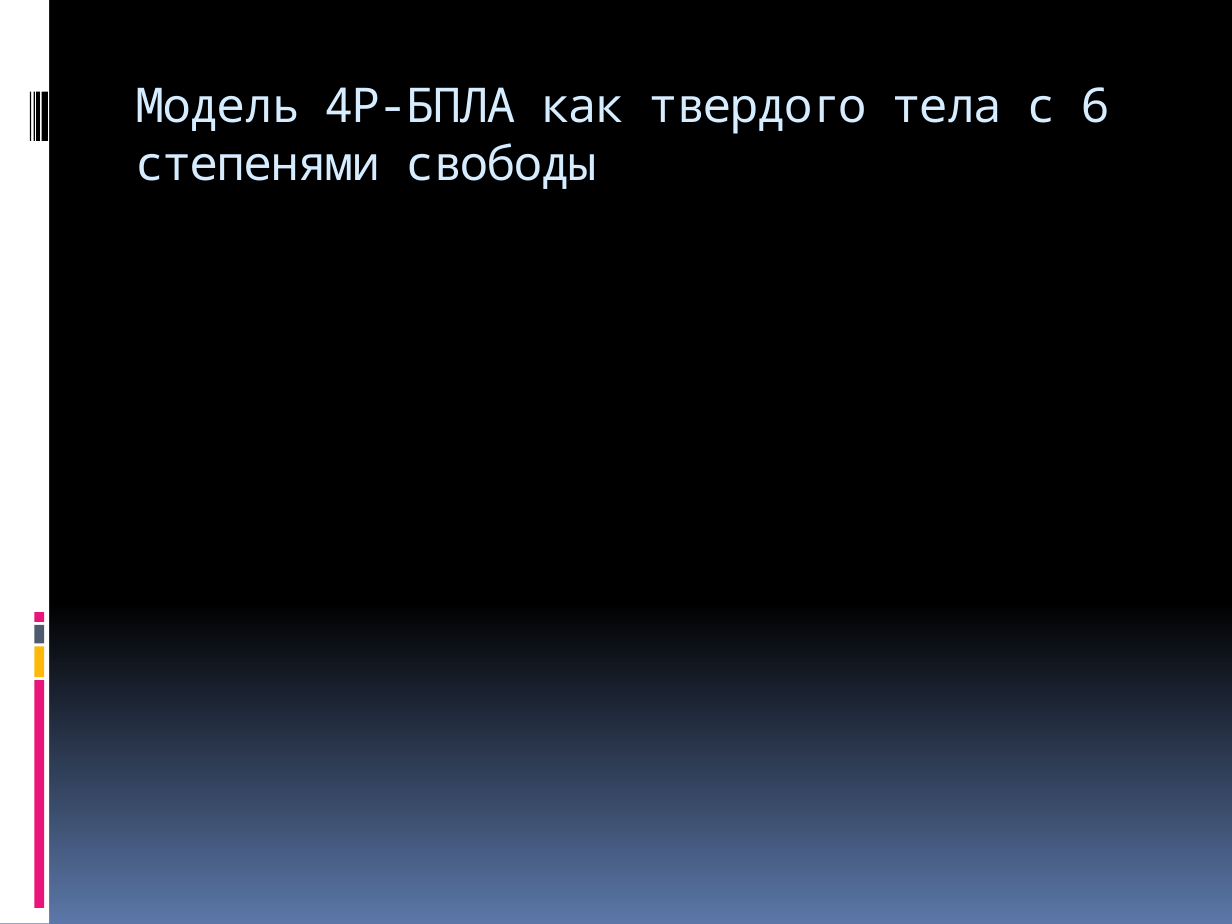
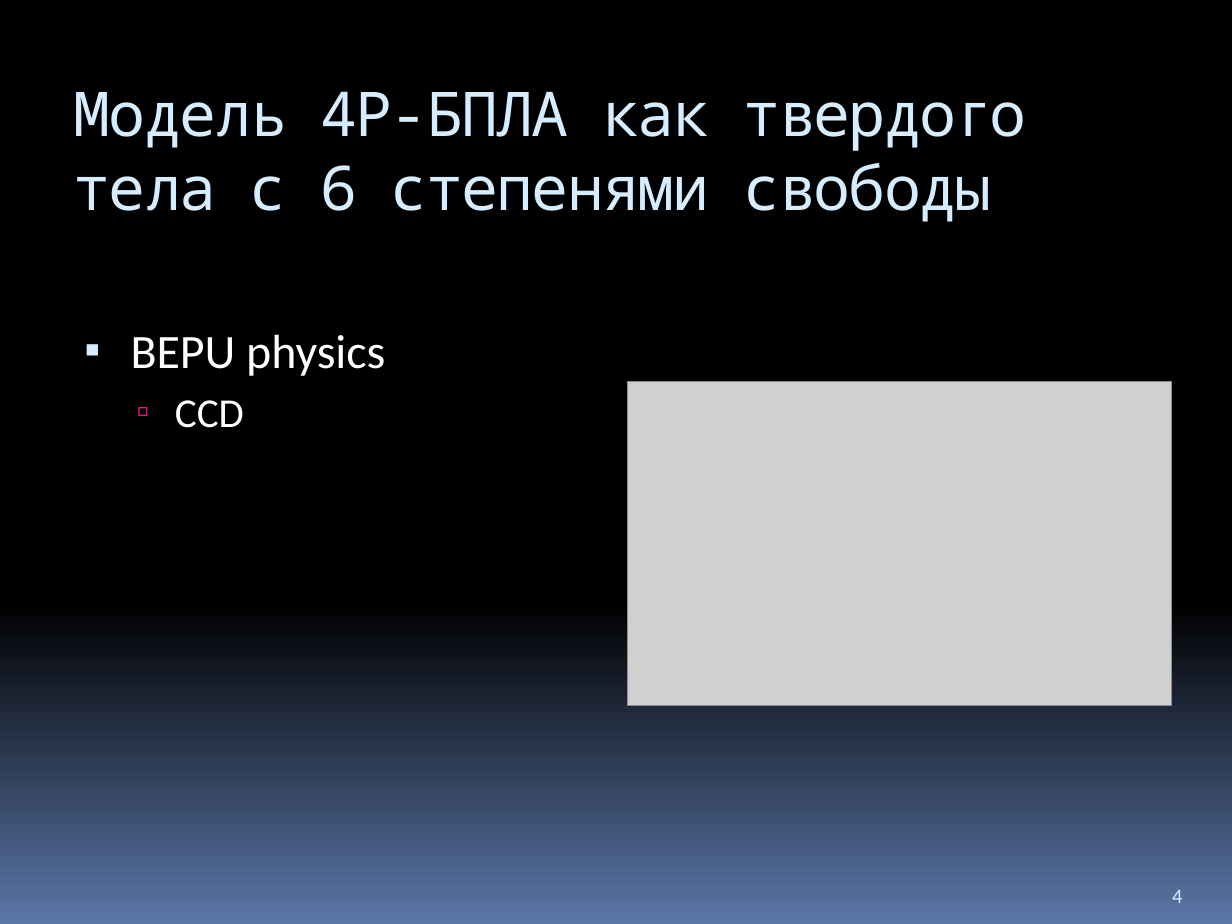
Before and after one commit to Jacobi20/quadro-xds, a slide deck: slide 4 of Docs/Medias2012.pptx (slide 13 before the commit). Drawn at 1232x924 pixels with LibreOffice and Linux fonts; fonts in the diff are those of the drawing; grey boxes stand for pictures. Boxes give left, top, right and bottom in pixels: in the first picture for what was removed or moved away, otherwise in the second. Text is boxed around its words. In the diff, an @@ line names an element or a change of style, - is before the commit and + after.

```diff
--- a/Docs/Medias2012.pptx
+++ b/Docs/Medias2012.pptx
@@ rectangle removed at (0,0,49,924) @@
@@ title "Модель 4Р-БПЛА как твердого тела ...": place and size @@
-title "Модель 4Р-БПЛА как твердого тела ..." at (135,87,1110,189)
+title "Модель 4Р-БПЛА как твердого тела ..." at (74,91,1027,222)
@@ title "Модель 4Р-БПЛА как твердого тела ..." at (74,91,1027,222): size 28 to 36 pt @@
@@ rectangle removed at (30,91,31,140) @@
@@ rectangle removed at (33,91,34,140) @@
@@ rectangle removed at (36,91,39,140) @@
@@ rectangle removed at (42,91,48,140) @@
@@ text added at (131,334,385,428), 28 pt, text #FFFFFF @@
+▪ BEPU physics
+  ▫ CCD
@@ picture added at (627,381,1172,705) @@
@@ rectangle removed at (34,625,44,643) @@
@@ rectangle removed at (34,612,44,622) @@
@@ rectangle removed at (34,647,44,678) @@
@@ rectangle removed at (34,680,44,908) @@
@@ page number added at (1172,890,1182,903), 12 pt, text #D6ECFF @@
+4
```
Also in this commit, not shown: 11 other slides changed, 3 slides added, 10 slides removed, 8 other files.
